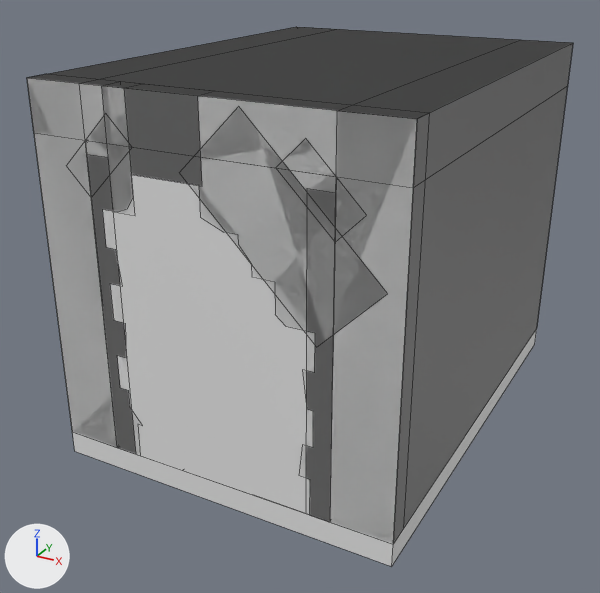
Before and after pictures for a commit that changed the Blender file assets/units/pd2_mod_hgs/architecture/tunnel.blend.
Rendered twice from a 50 mm lens placed at (3.18, -4.43, 3.97), pointed at (-0.17, 1.67, 0.92). Arrows for +X, +Y and +Z are at lower left; the lights stay in place. Mesh edges are drawn as thin lines. Materials are left out; every surface is plain grey.

Objects in the first picture: 'c_tunnel_001', 'c_tunnel_002', 'c_tunnel_003', 'c_tunnel_004', 'c_tunnel_005', 'c_tunnel_007', 'c_tunnel_008', 'c_tunnel_009', 'c_tunnel_010', 'c_tunnel_011', 'g_solid_wall', 'g_tunnel'.
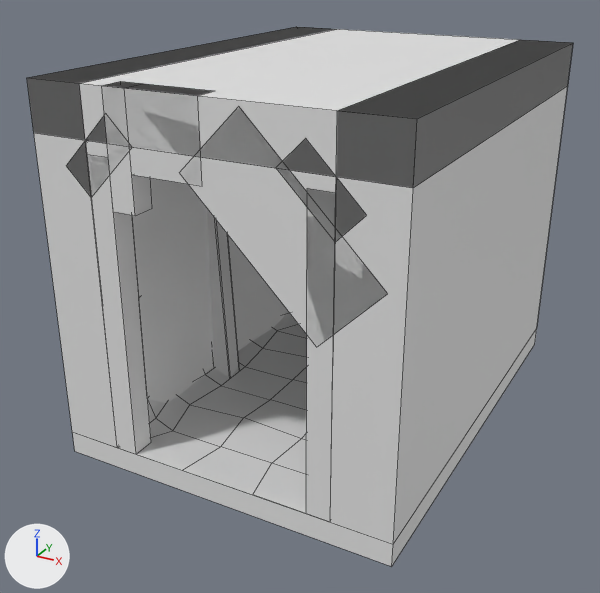
The change, as JSON lines over the scene's bpy script:
```json
{"block": "me_plane_001", "where": "me_plane_001.from_pydata(...)  # 220 vertices, 163 faces; spans x -1.51..1.49, y -1.56..2.44, z -1.49..1.51"}
{"block": "me_plane_001", "where": "# used by ob_g_tunnel; parent = ob_rp_tunnel; location = (0.00776, 1.562, 1.486)"}
{"block": "me_plane_001", "change": "me_plane_001 part 1: the loose piece of 86 vertices spanning x -1.51..1.49, y -1.56..-1.36, z -1.49..1.51 is deleted"}
{"block": "me_plane_003", "where": "# used by ob_g_solid_wall; parent = ob_rp_tunnel; location = (0.0, 2.0, 1.5)"}
{"block": "me_plane_003", "where": "# verts and faces of me_plane_003; kept vertices keep their numbers, new ones are numbered from 8"}
{"block": "me_plane_003", "where": "# before: 0 (-1.5, -2.0, 1.5) at pixel (26, 77), 1 (1.5, -2.0, 1.5) at pixel (417, 118), 2 (-1.5, -2.0, -1.5) at pixel (72, 431), 3 (1.5, -2.0, -1.5) at pixel (393, 544), 4 (-1.5, 2.0, 1.5) at pixel (296, 26)"}
{"block": "me_plane_003", "where": "# before: 5 (-1.5, 2.0, -1.5), 6 (1.5, 2.0, 1.5) at pixel (573, 42), 7 (1.5, 2.0, -1.5) at pixel (536, 328)"}
{"op": "remove", "block": "me_plane_003", "code": "me_plane_003.from_pydata(...)  # 8 vertices, 6 faces; spans x -1.5..1.5, y -2.0..2.0, z -1.5..1.5"}
{"op": "add", "block": "me_plane_003", "code": "me_plane_003.from_pydata(...)  # 4 vertices, 1 face; spans x -1.5..1.5, y 2.0, z -1.5..1.5"}
{"block": "me_plane_003", "change": "me_plane_003 part 2"}
{"op": "add", "block": "me_plane_003", "code": "delete_vertices([*range(0, 4)])  # with the faces that use them"}
```

Where the change shows, as pixel boxes [x1, y1, x2, y2] in the pictures (600 x 593 px):
```json
{"object": "g_solid_wall", "change": "reshaped", "before": [30, 27, 573, 544], "on screen": "not visible afterwards"}
{"object": "g_tunnel", "change": "reshaped", "before": [27, 78, 430, 544], "after": [146, 310, 307, 512]}
{"part": 1, "of": "me_plane_001", "change": "deleted", "before": [27, 78, 430, 544]}
{"object": "c_tunnel_001", "change": "unchanged, uncovered by the edit", "before": [330, 40, 573, 542], "after": [330, 40, 573, 544]}
{"object": "c_tunnel_002", "change": "unchanged, uncovered by the edit", "before": [27, 27, 335, 447], "after": [27, 27, 335, 447]}
{"object": "g_tunnel_wood", "change": "unchanged, uncovered by the edit", "after": [207, 209, 239, 377]}
{"object": "c_tunnel_005", "change": "unchanged, uncovered by the edit", "before": [278, 138, 365, 239], "after": [276, 138, 367, 242]}
```
